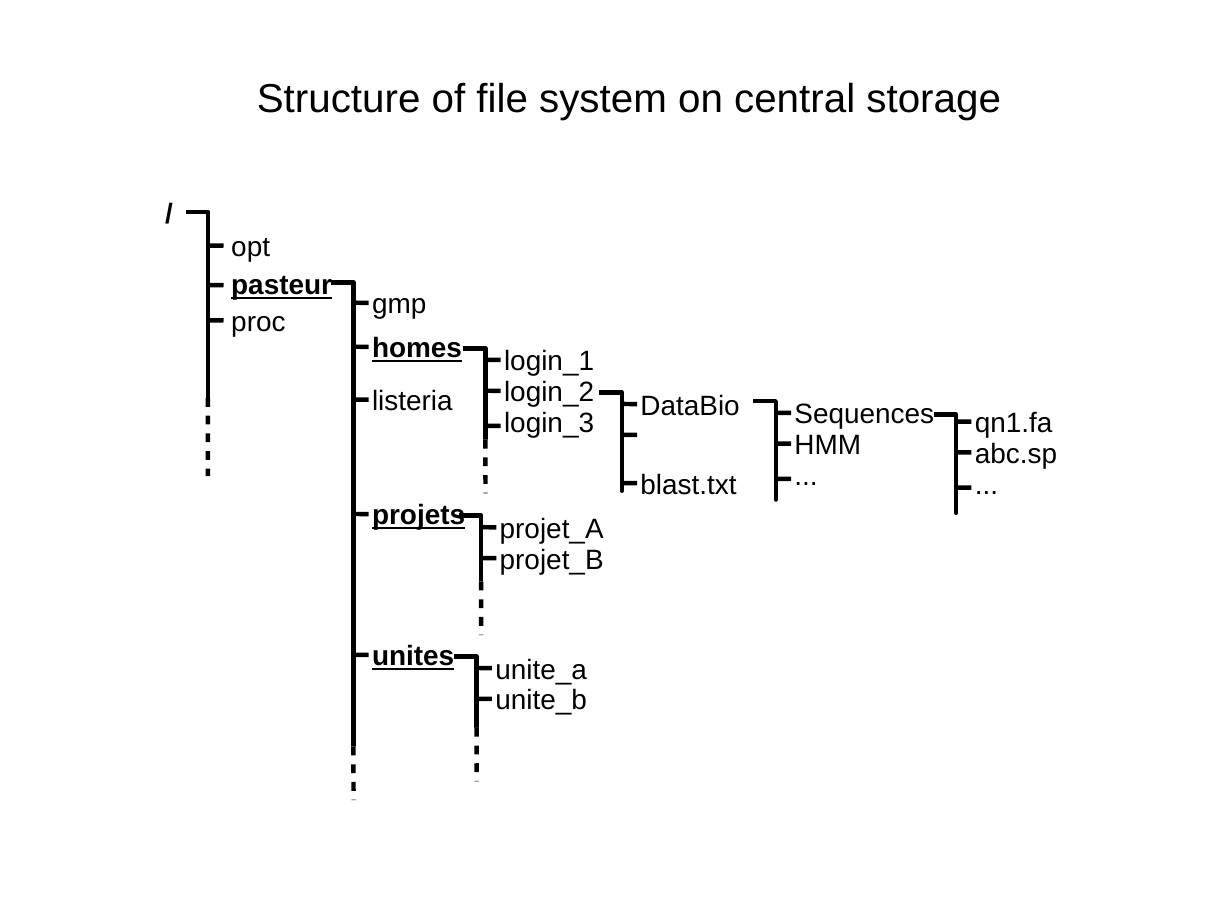
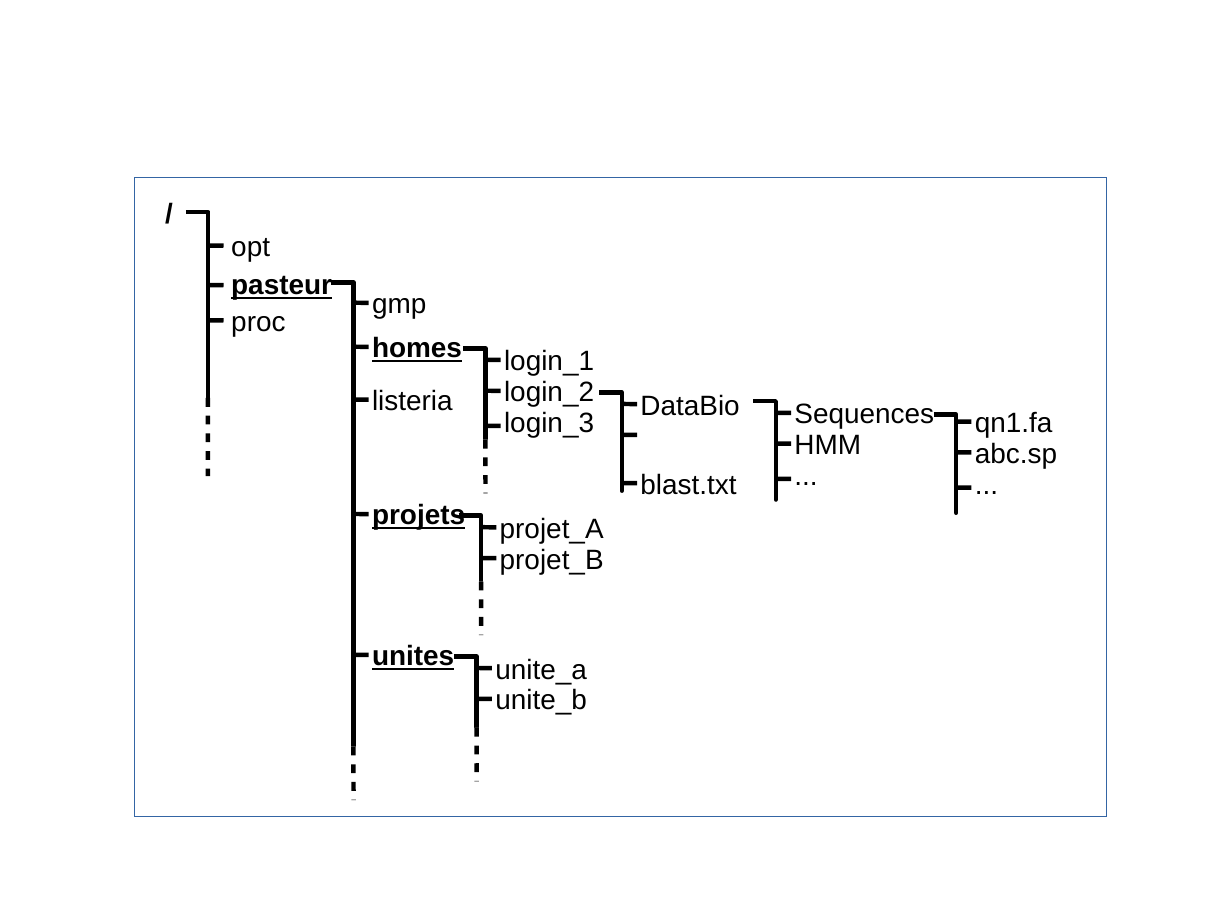
Before and after one commit to C3BI-pasteur-fr/unix-training, a slide deck: slide 5 of schemas.odp (slide 2 before the commit). Drawn at 1232x924 pixels with LibreOffice and Linux fonts; fonts in the diff are those of the drawing. Boxes give left, top, right and bottom in pixels: in the first picture for what was removed or moved away, otherwise in the second. Text is boxed around its words. In the diff, an @@ line names an element or a change of style, - is before the commit and + after.

```diff
--- a/schemas.odp
+++ b/schemas.odp
@@ text removed at box(257, 82, 1001, 120) @@
-Structure of file system on central storage
@@ rectangle added at box(134, 178, 1107, 817), outline #3465A4 0 pt @@
```
Also in this commit, not shown: 5 other slides changed, 4 slides added, 4 other files.
